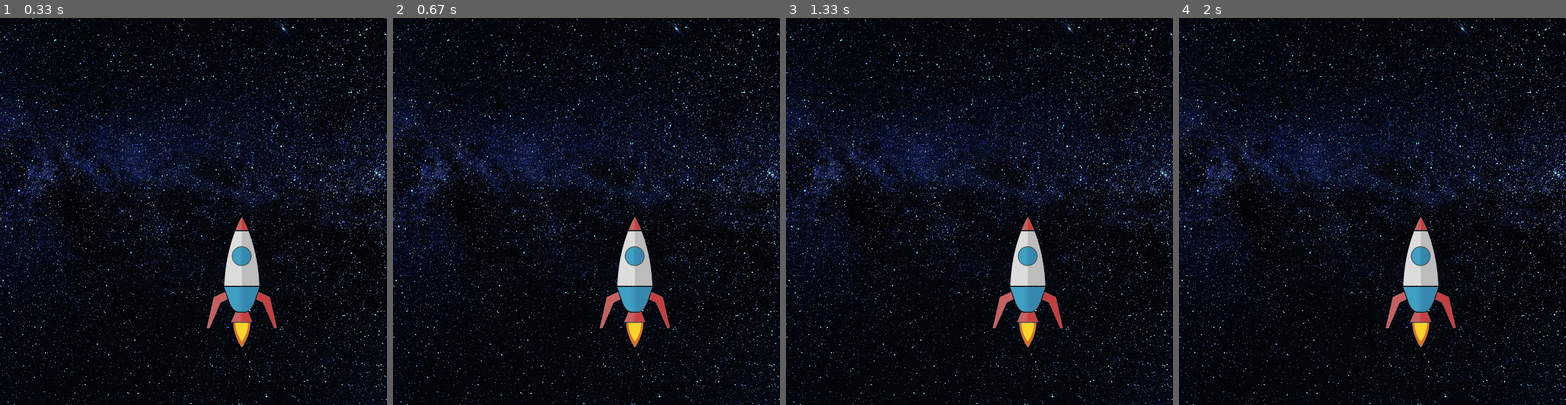
Above: before the commit, frames 1-4 (left to right).
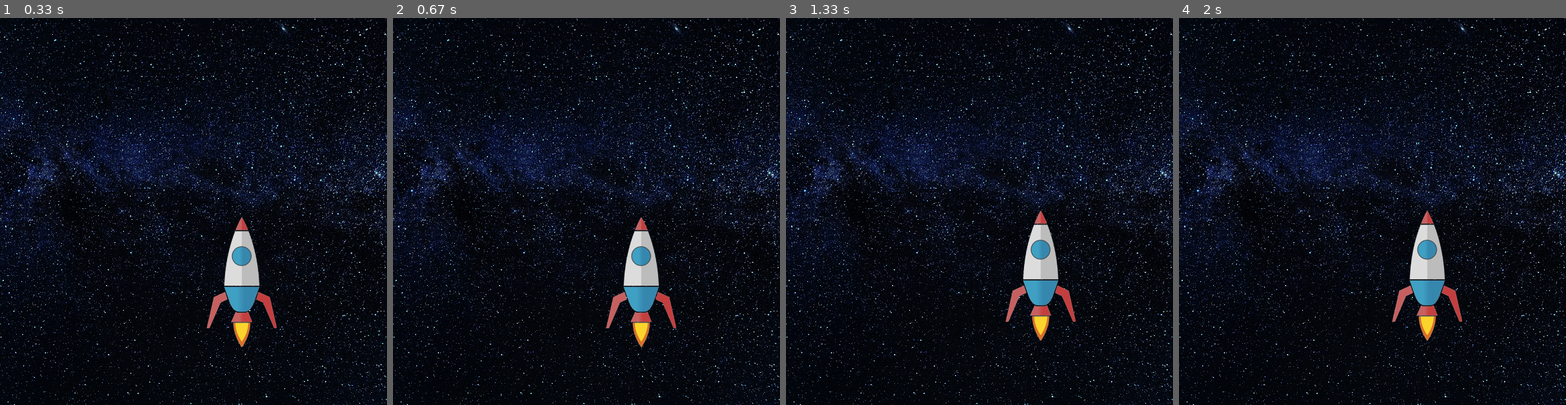
Above: after the commit, the same moments.

Repository: EkanshPatil/Sprites
Game: pygame game, started from SpritesInPygame.py
The game is run twice, just before and just after one commit, with the same random seed, the same clock (stepped at 60 frames per second) and the same inputs.
Inputs:
- Up to frame 1 (0.33 s): no input
- Up to frame 2 (0.67 s): hold D from 0.33 s (still down)
- Up to frame 3 (1.33 s): release D at 0.8 s; hold W 0.83-1.13 s; hold D from 1.17 s (still down)
- Up to frame 4 (2 s): release D at 1.63 s; hold A from 1.67 s (still down)

Frame 1 is identical in both runs. In frame 2, 2.1% of the frame differs, in the area x 53-74%, y 51-86%; in frame 3, 3.3%, in the area x 53-75%, y 49-86%; in frame 4, 2.3%.

Commit message:
Implement keyboard controls for rocket movement
Added keyboard controls for the rocket sprite to move up, down, left, and right while ensuring it stays within screen boundaries.

Diff:
--- a/SpritesInPygame.py
+++ b/SpritesInPygame.py
@@ -29,6 +29,22 @@
     for event in pygame.event.get():
         if event.type == pygame.QUIT:
             run = False
-
+        if event.type == pygame.KEYDOWN:
+             if event.key == pygame.K_w:
+                 rocket1.rect.y -= 10
+             if event.key == pygame.K_s:
+                  rocket1.rect.y += 10
+             if event.key == pygame.K_a:
+                 rocket1.rect.x -= 10
+             if event.key == pygame.K_d:
+                 rocket1.rect.x += 10
+    if rocket1.rect.y > 390:
+        rocket1.rect.y = 390
+    if rocket1.rect.y < 0:
+        rocket1.rect.y = 0
+    if rocket1.rect.x > 470:
+        rocket1.rect.x = 470
+    if rocket1.rect.x < 0:
+        rocket1.rect.x = 0
 
     pygame.display.update()
